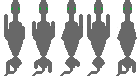
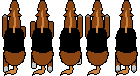
Layered file, before and after one edit (140px x 76px). Changes by layer:
hid "Layer 73" over [0, 0, 137, 76]
showed "Layer 58" over [2, 0, 138, 76]
